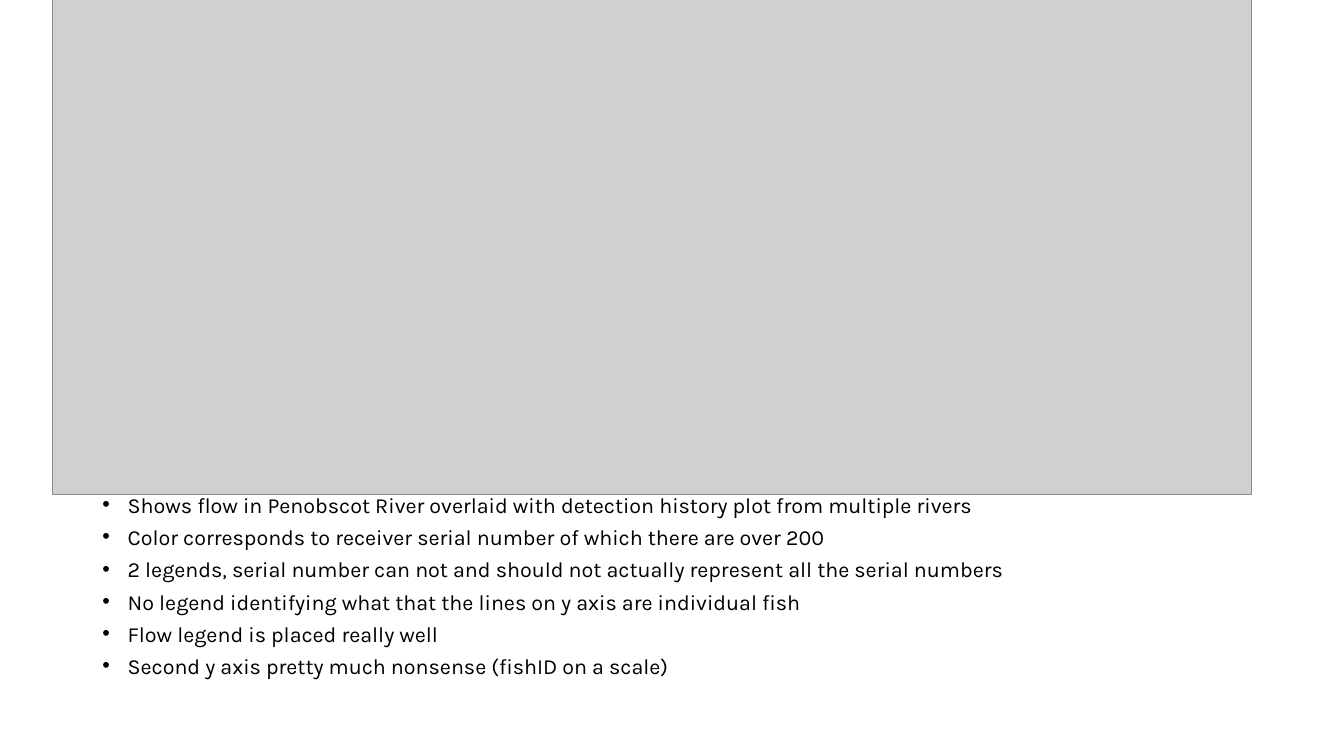
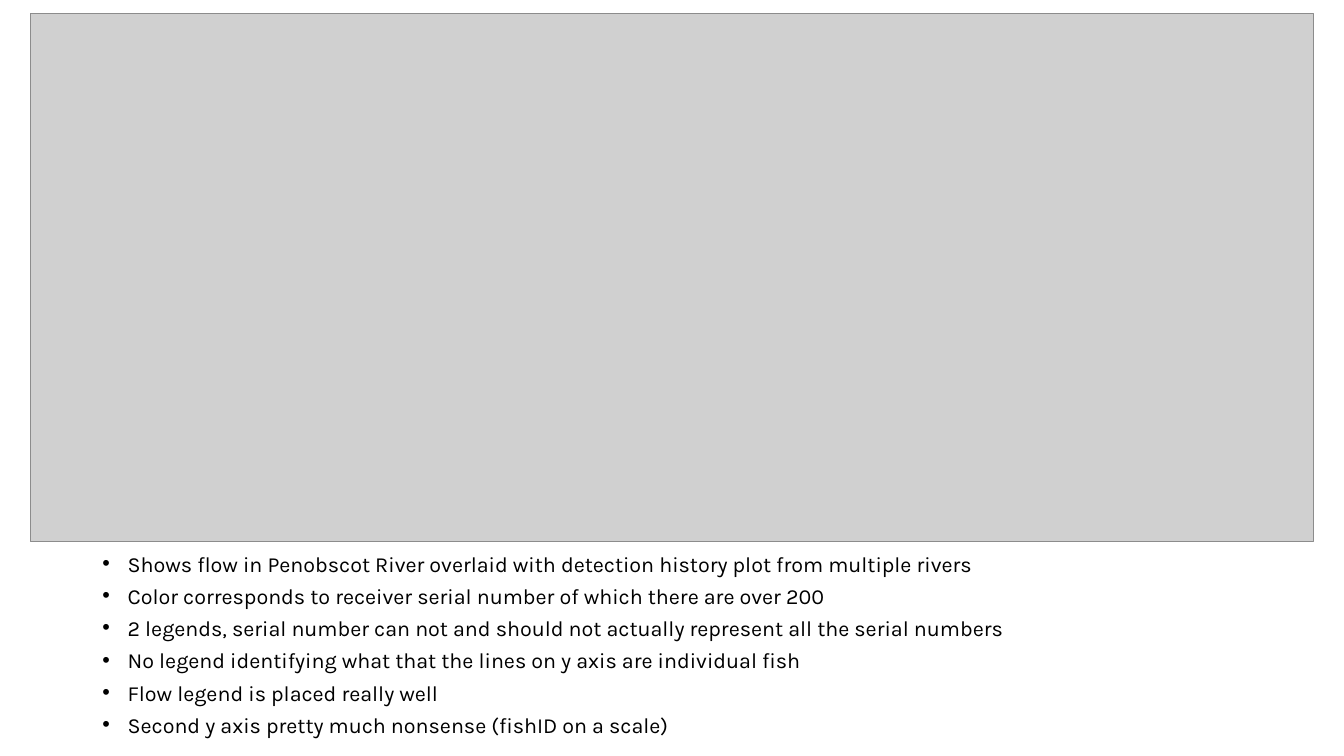
Before and after one commit to sanderelliott/SFR605, a slide deck: slide 1 of FinalProject/badplot/Sander.Elliott.BadPlot.pptx. Drawn at 1344x756 pixels with LibreOffice and Linux fonts; fonts in the diff are those of the drawing; grey boxes stand for pictures. Boxes give left, top, right and bottom in pixels: in the first picture for what was removed or moved away, otherwise in the second. Text is boxed around its words. In the diff, an @@ line names an element or a change of style, - is before the commit and + after.

Commit message:
bad

```diff
--- a/FinalProject/badplot/Sander.Elliott.BadPlot.pptx
+++ b/FinalProject/badplot/Sander.Elliott.BadPlot.pptx
@@ picture: place and size @@
-picture at box(52, 0, 1251, 494)
+picture at box(30, 13, 1314, 542)
@@ text "Shows flow in Penobscot River ..." rewrapped from box(128, 494, 1003, 680) to box(128, 557, 1003, 739) @@
```
